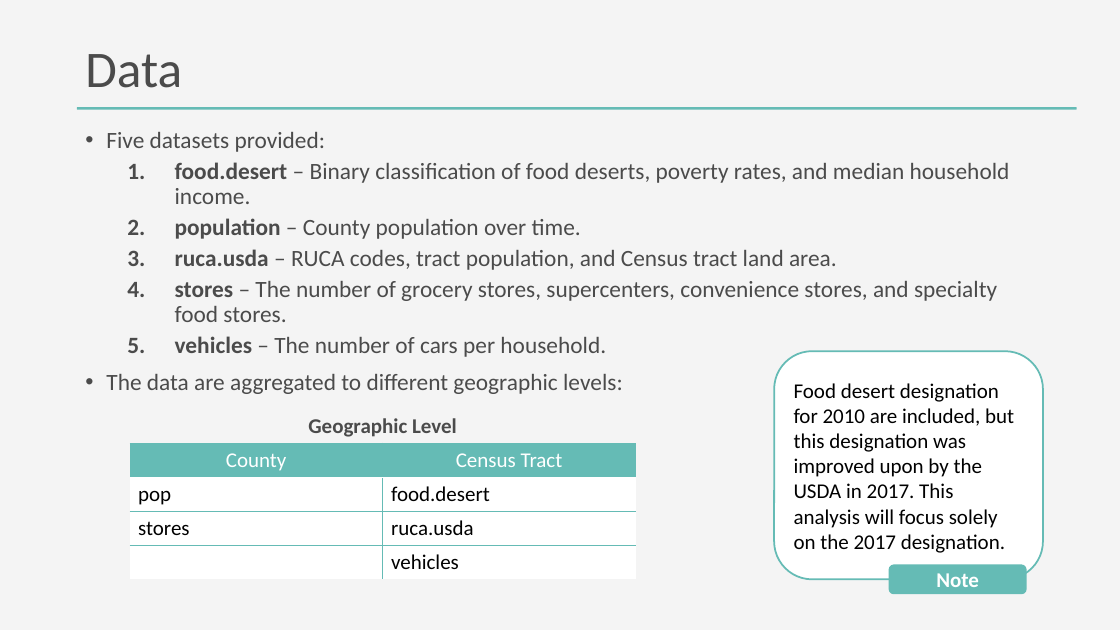
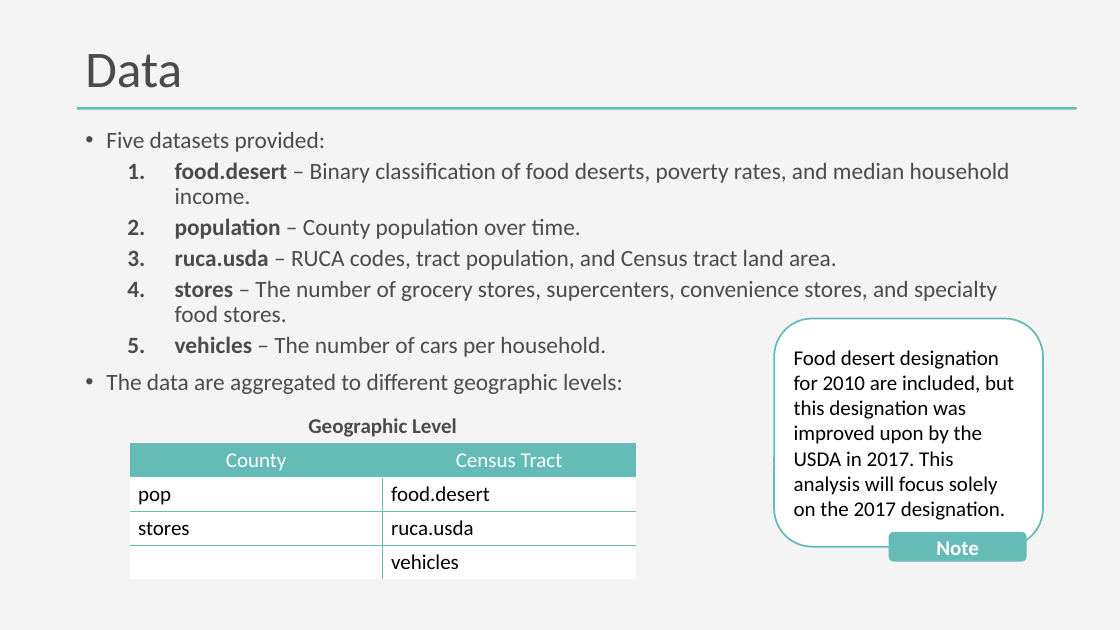
Before and after one commit to DanteHaywood/cfc_ds_screen, a slide deck: slide 7 of doc/2020_11_25_cfc_ds_technical_screen_haywood.pptx. Drawn at 1120x630 pixels with LibreOffice and Linux fonts; fonts in the diff are those of the drawing. Boxes give left, top, right and bottom in pixels: in the first picture for what was removed or moved away, otherwise in the second. Text is boxed around its words. In the diff, an @@ line names an element or a change of style, - is before the commit and + after.

```diff
--- a/doc/2020_11_25_cfc_ds_technical_screen_haywood.pptx
+++ b/doc/2020_11_25_cfc_ds_technical_screen_haywood.pptx
@@ rounded rectangle "Food desert designation for 2010 ...": place and size @@
-rounded rectangle "Food desert designation for 2010 ..." at box(775, 351, 1044, 580)
+rounded rectangle "Food desert designation for 2010 ..." at box(775, 318, 1044, 547)
@@ rounded rectangle "Note": place and size @@
-rounded rectangle "Note" at box(889, 565, 1027, 594)
+rounded rectangle "Note" at box(889, 532, 1027, 561)
```
Also in this commit, not shown: 5 other slides changed, 1 slide added.
